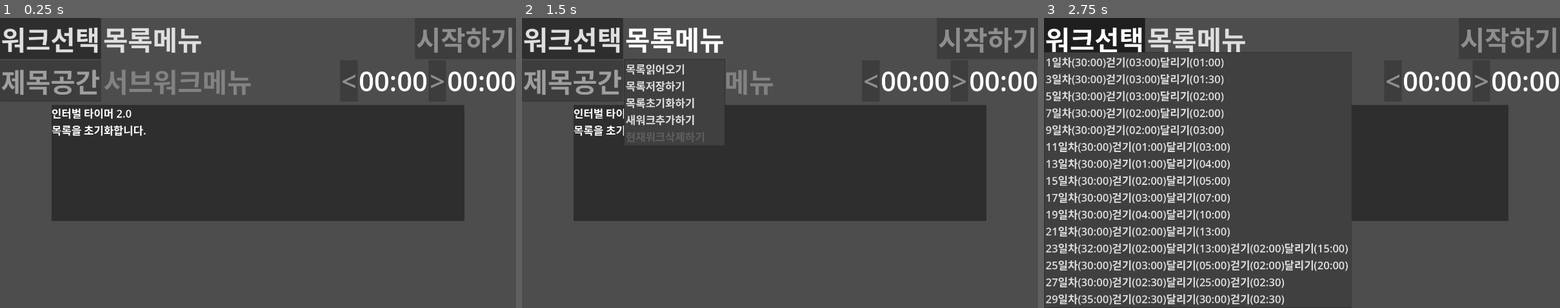
Above: before the commit, frames 1-3 (left to right).
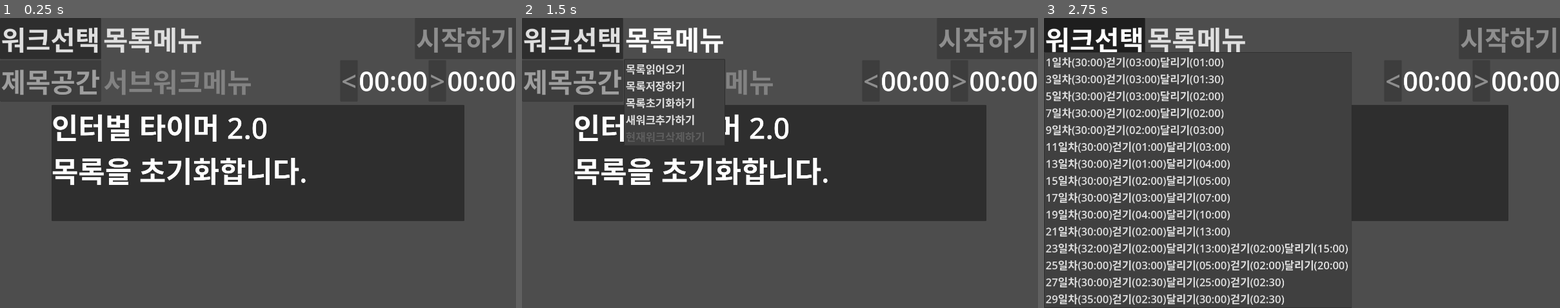
Above: after the commit, the same moments.

Repository: kasworld/maranic
Game: Godot game, scene res://main.tscn
The game is run twice, just before and just after one commit, with the same random seed, the same clock (stepped at 60 frames per second) and the same inputs.
Inputs:
- Up to frame 1 (0.25 s): no input
- Up to frame 2 (1.5 s): click "워크선택" at 0.5 s; click "목록메뉴" at 1.25 s
- Up to frame 3 (2.75 s): click "워크선택" at 2 s

The runs differ from the first frame. In frame 1, 3.8% of the frame differs, in the area x 10-60%, y 31-58%; in frame 2, 2.9%; in frame 3, nothing differs.

Commit message:
update timed message

Diff:
--- a/main.tscn
+++ b/main.tscn
@@ -68,8 +68,6 @@
 
 [node name="TimedMessage" parent="." instance=ExtResource("4_mflyv")]
 visible = false
-offset_right = 358.0
-offset_bottom = 62.0
 
 [connection signal="timeout" from="Timer" to="." method="_on_timer_timeout"]
 [connection signal="toggled" from="VBoxContainer/TitleContainer/WorkListMenuButton" to="." method="_on_work_list_menu_button_toggled"]
--- a/timed_message/timed_message.gd
+++ b/timed_message/timed_message.gd
@@ -4,6 +4,7 @@
 	position = rt.position
 	size = rt.size
 	$VBoxContainer/VersionLabel.text = ver
+	theme.default_font_size = rt.size.y /4
 
 func show_message(msg :String, sec :float = 3)->void:
 	$VBoxContainer/Label.text = msg
--- /dev/null
+++ b/timed_message/timed_message.tres
@@ -0,0 +1,6 @@
+[gd_resource type="Theme" load_steps=2 format=3 uid="uid://c2mukxm1c10ti"]
+
+[sub_resource type="SystemFont" id="SystemFont_bejao"]
+
+[resource]
+default_font = SubResource("SystemFont_bejao")
--- a/timed_message/timed_message.tscn
+++ b/timed_message/timed_message.tscn
@@ -1,13 +1,14 @@
 [gd_scene load_steps=3 format=3 uid="uid://c6cct2gj2a3im"]
 
 [ext_resource type="Script" path="res://timed_message/timed_message.gd" id="1_4npvt"]
-[ext_resource type="Theme" uid="uid://ddksgr4axityd" path="res://menulist_theme.tres" id="2_cb4ra"]
+[ext_resource type="Theme" uid="uid://c2mukxm1c10ti" path="res://timed_message/timed_message.tres" id="1_d10pc"]
 
 [node name="TimedMessage" type="PanelContainer"]
 offset_right = 358.0
 offset_bottom = 62.0
 size_flags_horizontal = 3
 size_flags_vertical = 3
+theme = ExtResource("1_d10pc")
 script = ExtResource("1_4npvt")
 
 [node name="Timer" type="Timer" parent="."]
@@ -17,12 +18,10 @@
 
 [node name="VersionLabel" type="Label" parent="VBoxContainer"]
 layout_mode = 2
-theme = ExtResource("2_cb4ra")
 text = "version string here"
 
 [node name="Label" type="RichTextLabel" parent="VBoxContainer"]
 layout_mode = 2
 size_flags_vertical = 3
-theme = ExtResource("2_cb4ra")
 
 [connection signal="timeout" from="Timer" to="." method="_on_timer_timeout"]
